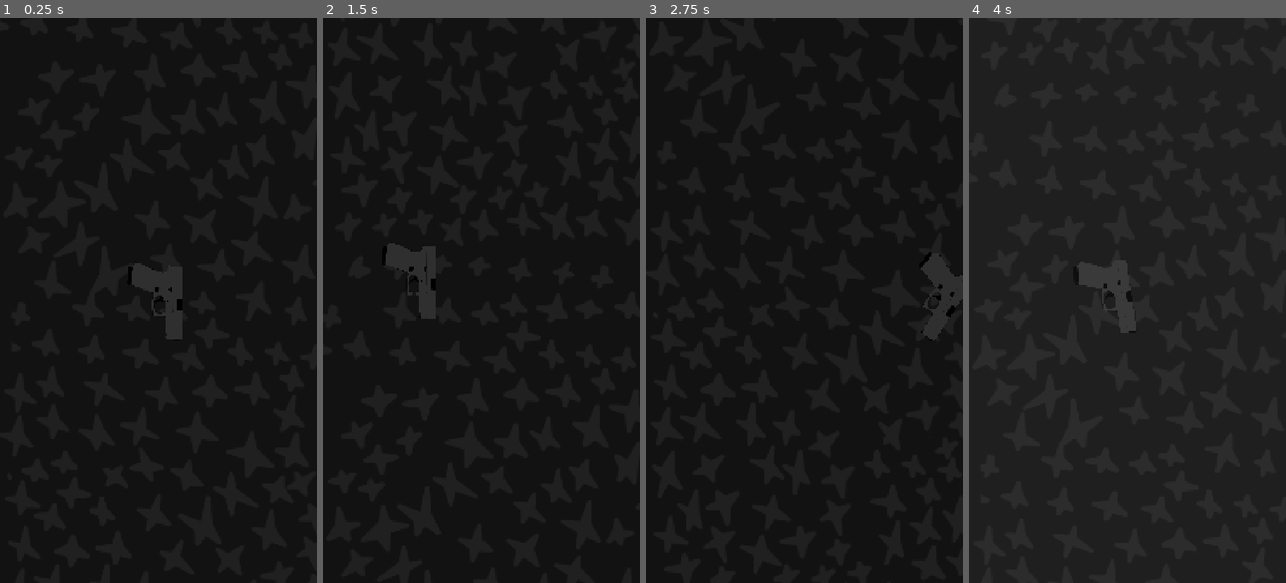
Above: before the commit, frames 1-4 (left to right).
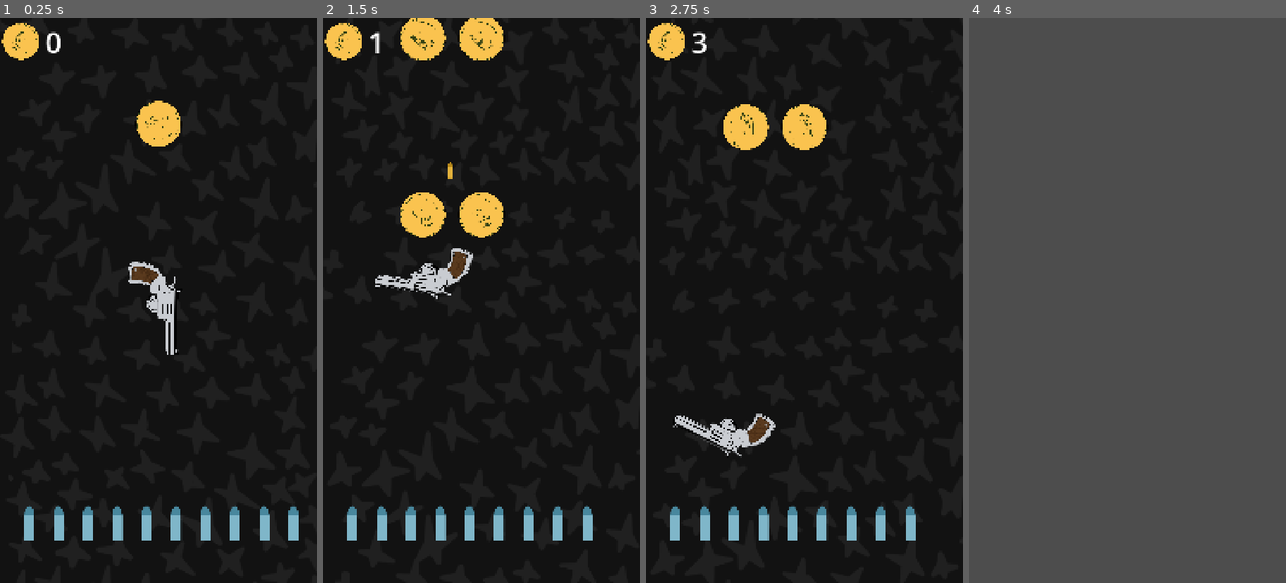
Above: after the commit, the same moments.

Repository: basic-bitch-foundation/shots_fired
Game: Godot game, scene res://main.tscn
Same seed, same stepped clock (60 frames per second), same inputs: the game is played once before the commit and once after it.
Inputs (mouse positions are in pixels of both pictures, inside the frame that each line leads up to):
- Up to frame 1 (0.25 s): no input
- Up to frame 2 (1.5 s): tap Enter at 0.5 s; move the mouse to (551, 272) at 0.52 s; hold Right 0.53-1.28 s; tap Alt at 0.6 s; click (551, 272) at 0.67 s; tap Space at 0.77 s; move the mouse to (418, 328) at 1.27 s; hold Down from 1.28 s (still down); tap Shift at 1.35 s
- Up to frame 3 (2.75 s): tap Space at 1.52 s; move the mouse to (836, 176) at 2.02 s; release Down at 2.03 s; hold Right from 2.03 s (still down); tap Alt at 2.1 s
- Up to frame 4 (4 s): move the mouse to (1111, 413) at 2.77 s; release Right at 2.78 s; hold Up 2.78-3.53 s; tap Shift at 2.85 s; click (1111, 413) at 2.92 s; tap Space at 3.02, 3.77 s; move the mouse to (1222, 385) at 3.52 s; hold Left from 3.53 s (still down); tap Alt at 3.6 s

The runs differ from the first frame. In frame 1, 4.8% of the frame differs, in the area x 0-95%, y 0-93%; in frame 2, 7.5%; in frame 3, 6.1%; in frame 4, 99%, in the area x 0-100%, y 0-100%.

Commit message:
check desc
added coin spwaner
added coin collector
added bullet spawner
added bullet collection
added bullet icons howing then o of bullets
added coin counter
add fire animation in gun

Diff:
--- a/background.gd
+++ b/background.gd
@@ -1,13 +1,13 @@
 extends Node2D
 
-var cam: Camera2D
-var gun: RigidBody2D
-var tiles: Array = []
-var tile_h: float
-var tmpl_tex: Texture2D
-var tmpl_scale: Vector2
-var tmpl_centered: bool
-var tmpl_x: float
+var cam
+var gun
+var tiles = []
+var tile_h
+var tmpl_tex
+var tmpl_scale
+var tmpl_centered
+var tmpl_x
 
 func _ready():
 	cam = get_parent().get_node("Camera2D")
--- /dev/null
+++ b/bul_counter.gd
@@ -0,0 +1,25 @@
+extends Control
+
+var gun: RigidBody2D
+var icons = []
+
+func update(ammo: int):
+	for i in icons.size():
+		icons[i].visible = i < ammo
+
+func ammochg(curr: int):
+	update(curr)
+
+func _ready():
+	for i in range(1, 11):
+		var ico = get_node_or_null("bul" + str(i))
+		if ico:
+			icons.append(ico)
+
+	gun = get_tree().get_first_node_in_group("gun")
+	if not gun:
+		gun = get_parent().get_parent().get_node("Gun")
+
+	if gun:
+		gun.ammo_upd.connect(ammochg)
+		update(gun.getammo())
--- /dev/null
+++ b/bullets.gd
@@ -0,0 +1,77 @@
+extends Node2D
+
+@export var spawndst := 2500.0
+@export var vspace := 1200.0
+@export var coloff := 400.0
+@export var ammopick := 3
+
+var gun: RigidBody2D
+var cam: Camera2D
+var tmpl: Area2D
+var folder: Node2D
+var lasty := 0.0
+var active = []
+
+func _ready():
+	gun = get_parent().get_node("Gun")
+	cam = get_parent().get_node("Camera2D")
+	folder = get_node("bullets")
+	tmpl = folder.get_node("Area2D")
+
+	tmpl.visible = false
+	lasty = gun.global_position.y
+
+func setup(bul: Area2D):
+	if not bul.body_entered.is_connected(hit):
+		bul.body_entered.connect(hit.bind(bul))
+
+func hit(body, bul):
+	if not body is Gun or not bul in active:
+		return
+
+	active.erase(bul)
+	gun.addammo(ammopick)
+
+	if OS.has_feature("mobile"):
+		Input.vibrate_handheld(50)
+
+	bul.queue_free()
+
+func makebul(x: float, y: float):
+	var b = tmpl.duplicate()
+	b.visible = true
+	b.global_position = Vector2(x, y)
+	folder.add_child(b)
+	active.append(b)
+	setup(b)
+
+func spawn():
+	lasty -= vspace
+	var cx = cam.global_position.x
+	var pat = randi() % 3
+
+	match pat:
+		0: makebul(cx, lasty)
+		1: makebul(cx - coloff, lasty)
+		2: makebul(cx + coloff, lasty)
+
+func _process(_delta):
+	if not gun or not tmpl:
+		return
+
+	while gun.global_position.y < lasty + spawndst:
+		spawn()
+
+	cleanup()
+
+func cleanup():
+	var thresh = cam.global_position.y + 3500.0
+	var rmv = []
+
+	for b in active:
+		if is_instance_valid(b) and b.global_position.y > thresh:
+			rmv.append(b)
+
+	for b in rmv:
+		active.erase(b)
+		b.queue_free()
--- /dev/null
+++ b/coinmanger.gd
@@ -0,0 +1,103 @@
+extends Node2D
+
+@export var spawndst := 30000.0
+@export var vspace := 6000.0
+@export var coloff := 2000.0
+
+var gun
+var cam
+var cnt := 0
+var lbl
+var tmpl
+var folder
+var lasty := 0.0
+var active = []
+
+func updui():
+	lbl.text = str(cnt)
+
+func hit(body, coin):
+	if not body is Gun:
+		return
+
+	var idx = active.find(coin)
+	if idx == -1:
+		return
+
+	active.remove_at(idx)
+	cnt += 1
+	updui()
+
+	if OS.has_feature("mobile"):
+		Input.vibrate_handheld(30)
+
+	coin.queue_free()
+
+func make(x: float, y: float):
+	var c = tmpl.duplicate()
+	c.visible = true
+	c.global_position = Vector2(x, y)
+
+	folder.add_child(c)
+	active.append(c)
+
+	if not c.body_entered.is_connected(hit):
+		c.body_entered.connect(hit.bind(c))
+
+func spawn():
+	lasty -= vspace
+	var cx = cam.global_position.x
+	var pat = randi() % 5
+
+	match pat:
+		0:
+			make(cx - coloff, lasty)
+			make(cx, lasty)
+			make(cx + coloff, lasty)
+		1:
+			make(cx - coloff, lasty)
+			make(cx + coloff, lasty)
+		2:
+			make(cx, lasty)
+		3:
+			make(cx - coloff, lasty)
+			make(cx, lasty)
+		4:
+			make(cx, lasty)
+			make(cx + coloff, lasty)
+
+func cleanup():
+	var thresh = cam.global_position.y + 3000.0
+	var i = active.size() - 1
+
+	while i >= 0:
+		var c = active[i]
+		if c.global_position.y > thresh:
+			active.remove_at(i)
+			c.queue_free()
+		i -= 1
+
+func _process(delta):
+	while gun.global_position.y < lasty + spawndst:
+		spawn()
+
+	var rotspd = 180 * delta
+	for c in active:
+		c.rotation_degrees += rotspd
+
+	cleanup()
+
+func _ready():
+	gun = get_parent().get_node("Gun")
+	cam = get_parent().get_node("Camera2D")
+	lbl = get_parent().get_node("UI/count")
+	folder = get_node("coins")
+	tmpl = folder.get_node("coin1")
+
+	tmpl.visible = false
+	lasty = gun.global_position.y
+
+	if not tmpl.body_entered.is_connected(hit):
+		tmpl.body_entered.connect(hit.bind(tmpl))
+
+	updui()
--- a/gun.gd
+++ b/gun.gd
@@ -2,7 +2,13 @@
 class_name Gun
 
 @onready var ray = $FireDirection
-@onready var spr
+@onready var spr = $Sprite2D
+
+var sprite_normal: Texture2D
+var sprite_fire: Texture2D
+
+@export var fire_sprite_duration := 0.06
+
 @export var grav := 16200.0
 @export var kick := 270000.0
 @export var spd_cap := 21000.0
@@ -57,7 +63,15 @@
 	angular_velocity = 0.0
 	freeze = true
 
+
+	sprite_normal = load("res://aasset image/gun-normal.png")
+	sprite_fire = load("res://aasset image/gun-fire.png")
+
 	if spr:
+
+		if sprite_normal:
+			spr.texture = sprite_normal
+
 		spr.texture_filter = CanvasItem.TEXTURE_FILTER_LINEAR
 
 		clone_l = Sprite2D.new()
@@ -87,6 +101,19 @@
 	if OS.has_feature("mobile"):
 		Input.vibrate_handheld(50)
 
+	# === SPRITE SWITCH ===
+	if spr and sprite_fire:
+		spr.texture = sprite_fire
+		clone_l.texture = sprite_fire
+		clone_r.texture = sprite_fire
+
+		await get_tree().create_timer(fire_sprite_duration).timeout
+
+		if spr and sprite_normal:
+			spr.texture = sprite_normal
+			clone_l.texture = sprite_normal
+			clone_r.texture = sprite_normal
+
 	var dir_local = (ray.position - ray.target_position).normalized()
 	var dir_world = global_transform.basis_xform(dir_local).normalized()
 	var force = kick * lerp(1.0, abs(cos(dir_world.angle())), hbias)
@@ -111,7 +138,7 @@
 	elif px > wrap_x[1]:
 		global_position.x = wrap_x[0]
 
-	if clone_l and clone_r:
+	if clone_l and clone_r and spr:
 		var edge_zone = 200
 		clone_l.visible = px < wrap_x[0] + edge_zone
 		clone_r.visible = px > wrap_x[1] - edge_zone
--- a/guntscn.tscn
+++ b/guntscn.tscn
@@ -1,26 +1,25 @@
-[gd_scene load_steps=5 format=3 uid="uid://d4nh8dpq6ktdl"]
+[gd_scene load_steps=4 format=3 uid="uid://d4nh8dpq6ktdl"]
 
 [ext_resource type="Script" uid="uid://5aasvkxrdv0o" path="res://gun.gd" id="1_jqdss"]
-[ext_resource type="Texture2D" uid="uid://b2cwf7lucoifg" path="res://image (7).png" id="2_3lxt5"]
 [ext_resource type="Script" uid="uid://b8eut4npksfh1" path="res://gun_sprite.gd" id="2_ybv0l"]
 
 [sub_resource type="RectangleShape2D" id="RectangleShape2D_3lxt5"]
-size = Vector2(2311, 2796)
+size = Vector2(1941, 3266.5)
 
 [node name="gun" type="RigidBody2D"]
 angular_damp = 0.5
 script = ExtResource("1_jqdss")
 
 [node name="CollisionShape2D" type="CollisionShape2D" parent="."]
-position = Vector2(-26, 124)
+position = Vector2(-141.5, 211.75)
 shape = SubResource("RectangleShape2D_3lxt5")
 
 [node name="Sprite2D" type="Sprite2D" parent="."]
-position = Vector2(-110, 35)
+position = Vector2(-485, -729)
+rotation = 1.5707964
 scale = Vector2(5.7487497, 5.5002503)
-texture = ExtResource("2_3lxt5")
 script = ExtResource("2_ybv0l")
 
 [node name="FireDirection" type="RayCast2D" parent="."]
-position = Vector2(1523, 4524)
-target_position = Vector2(13, -6254)
+position = Vector2(424, 1523)
+target_position = Vector2(0, -1864)
--- a/main.tscn
+++ b/main.tscn
@@ -6,6 +6,19 @@
 [ext_resource type="Script" uid="uid://c2yavlrn1rxhi" path="res://background.gd" id="2_lquwl"]
 [ext_resource type="Texture2D" uid="uid://ca0ckdx3f64x2" path="res://aasset image/bg.png" id="4_1bvp3"]
 [ext_resource type="Script" uid="uid://ca5r5dyephr0p" path="res://canvas_layer.gd" id="5_7mycd"]
+[ext_resource type="Script" uid="uid://ynht1lr1hvy5" path="res://coinmanger.gd" id="7_5vw27"]
+[ext_resource type="Texture2D" uid="uid://bj6iv8tug6t03" path="res://aasset image/coin.png" id="7_272bh"]
+[ext_resource type="Script" uid="uid://cc7gwcwu14njf" path="res://bul_counter.gd" id="9_efxa6"]
+[ext_resource type="Texture2D" uid="uid://bcsht6b0hq4jd" path="res://aasset image/bullet_icon.png" id="9_kek77"]
+[ext_resource type="Script" uid="uid://cso3jo2io0bm" path="res://bullets.gd" id="10_dg77c"]
+[ext_resource type="Texture2D" uid="uid://clg4as6wdeoyg" path="res://aasset image/bullet_count.png" id="10_ycdy4"]
+
+[sub_resource type="CircleShape2D" id="CircleShape2D_272bh"]
+radius = 804.5036
+
+[sub_resource type="CapsuleShape2D" id="CapsuleShape2D_kek77"]
+radius = 81.0
+height = 586.0
 
 [node name="Main" type="Node2D"]
 script = ExtResource("1_ig7tw")
@@ -29,7 +42,8 @@
 script = ExtResource("2_1bvp3")
 
 [node name="Gun" parent="." instance=ExtResource("2_0xm2m")]
-position = Vector2(2, 20)
+z_index = 1
+position = Vector2(-35, -29)
 
 [node name="GunSpawn" type="Marker2D" parent="."]
 position = Vector2(9, 13)
@@ -45,3 +59,111 @@
 offset_bottom = 17923.0
 mouse_filter = 2
 color = Color(1, 1, 1, 0.14117648)
+
+[node name="Coinmanger" type="Node2D" parent="."]
+script = ExtResource("7_5vw27")
+
+[node name="coins" type="Node2D" parent="Coinmanger"]
+
+[node name="coin1" type="Area2D" parent="Coinmanger/coins"]
+position = Vector2(-3697, -4418)
+
+[node name="Sprite2D" type="Sprite2D" parent="Coinmanger/coins/coin1"]
+scale = Vector2(2.37, 2.37)
+texture = ExtResource("7_272bh")
+metadata/_edit_lock_ = true
+
+[node name="CollisionShape2D" type="CollisionShape2D" parent="Coinmanger/coins/coin1"]
+position = Vector2(-14, 0)
+shape = SubResource("CircleShape2D_272bh")
+metadata/_edit_lock_ = true
+
+[node name="UI" type="CanvasLayer" parent="."]
+
+[node name="Sprite2D" type="Sprite2D" parent="UI"]
+position = Vector2(71, 79)
+scale = Vector2(0.19364606, 0.19213313)
+texture = ExtResource("7_272bh")
+
+[node name="count" type="Label" parent="UI"]
+offset_left = 154.0
+offset_top = 13.0
+offset_right = 694.0
+offset_bottom = 658.0
+theme_override_font_sizes/font_size = 100
+text = "99"
+
+[node name="bul_counter" type="Control" parent="UI"]
+layout_mode = 3
+anchors_preset = 0
+script = ExtResource("9_efxa6")
+
+[node name="bul1" type="Sprite2D" parent="UI/bul_counter"]
+position = Vector2(100, 1717)
+scale = Vector2(0.86, 0.86)
+texture = ExtResource("10_ycdy4")
+
+[node name="bul2" type="Sprite2D" parent="UI/bul_counter"]
+position = Vector2(200, 1717)
+scale = Vector2(0.86, 0.86)
+texture = ExtResource("10_ycdy4")
+
+[node name="bul3" type="Sprite2D" parent="UI/bul_counter"]
+position = Vector2(300, 1717)
+scale = Vector2(0.86, 0.86)
+texture = ExtResource("10_ycdy4")
+
+[node name="bul4" type="Sprite2D" parent="UI/bul_counter"]
+position = Vector2(400, 1717)
+scale = Vector2(0.86, 0.86)
+texture = ExtResource("10_ycdy4")
+
+[node name="bul5" type="Sprite2D" parent="UI/bul_counter"]
+position = Vector2(500, 1717)
+scale = Vector2(0.86, 0.86)
+texture = ExtResource("10_ycdy4")
+
+[node name="bul6" type="Sprite2D" parent="UI/bul_counter"]
+position = Vector2(600, 1717)
+scale = Vector2(0.86, 0.86)
+texture = ExtResource("10_ycdy4")
+
+[node name="bul7" type="Sprite2D" parent="UI/bul_counter"]
+position = Vector2(700, 1717)
+scale = Vector2(0.86, 0.86)
+texture = ExtResource("10_ycdy4")
+
+[node name="bul8" type="Sprite2D" parent="UI/bul_counter"]
+position = Vector2(800, 1717)
+scale = Vector2(0.86, 0.86)
+texture = ExtResource("10_ycdy4")
+
+[node name="bul9" type="Sprite2D" parent="UI/bul_counter"]
+position = Vector2(900, 1717)
+scale = Vector2(0.86, 0.86)
+texture = ExtResource("10_ycdy4")
+
+[node name="bul10" type="Sprite2D" parent="UI/bul_counter"]
+position = Vector2(1000, 1717)
+scale = Vector2(0.86, 0.86)
+texture = ExtResource("10_ycdy4")
+
+[node name="Node2D" type="Node2D" parent="."]
+script = ExtResource("10_dg77c")
+spawndst = 7000.0
+vspace = 12000.0
+coloff = 7000.0
+ammopick = 1
+
+[node name="bullets" type="Node2D" parent="Node2D"]
+
+[node name="Area2D" type="Area2D" parent="Node2D/bullets"]
+
+[node name="Sprite2D" type="Sprite2D" parent="Node2D/bullets/Area2D"]
+position = Vector2(-1068.75, -1516)
+scale = Vector2(3.8414633, 4.1857142)
+texture = ExtResource("9_kek77")
+
+[node name="CollisionShape2D" type="CollisionShape2D" parent="Node2D/bullets/Area2D"]
+position = Vector2(-1071, -1511)
+shape = SubResource("CapsuleShape2D_kek77")
--- /dev/null
+++ b/menu.tscn
@@ -0,0 +1,5 @@
+[gd_scene format=3 uid="uid://bkdym7fobcg5d"]
+
+[node name="Node2D" type="Node2D"]
+
+[node name="Sprite2D" type="Sprite2D" parent="."]
Binary file added: aasset image/bullet_count.png
Not shown, added: aasset image/bullet_count.png.import
Binary file added: aasset image/bullet_icon.png
Not shown, added: aasset image/bullet_icon.png.import
Binary file added: aasset image/coin.png
Not shown, added: aasset image/coin.png.import
Binary file added: aasset image/gun-fire.png
Not shown, added: aasset image/gun-fire.png.import
Binary file added: aasset image/gun-normal.png
Not shown, added: aasset image/gun-normal.png.import
Not shown, added: bul_counter.gd.uid
Not shown, added: bullets.gd.uid
(and 2 more such lines)
